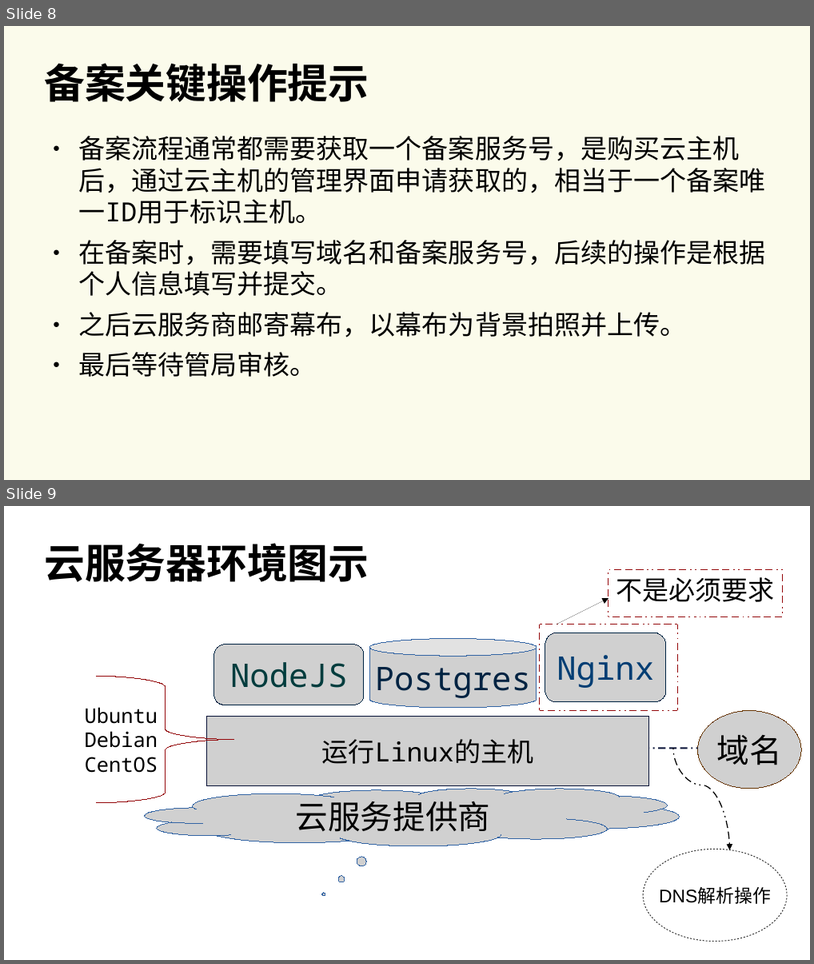
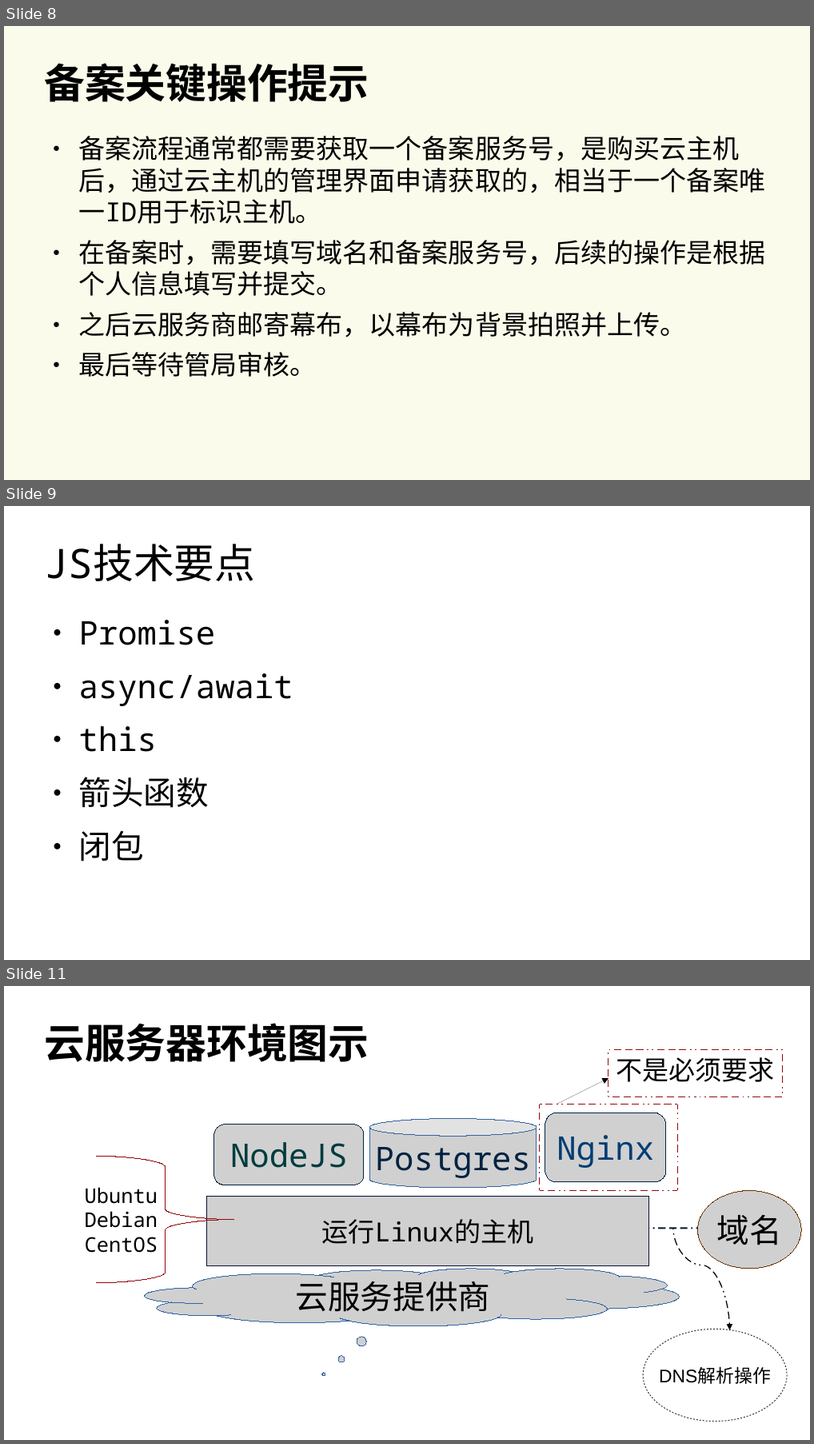
Before and after one commit to edu2act/course-wechat-and-miniprogram, a slide deck: materials/ch01/ch01_3-准备工作.odp. Shown one above the other, each under a label of ours: slides 8 and 9 before the commit, slides 8, 9 and 11 after it; the slides between them are not shown. The pictures are 814x964 and 814x1444 pixels, drawn with LibreOffice and Linux fonts; fonts in the diff are those of the drawing; grey boxes stand for pictures. Boxes give left, top, right and bottom in pixels: in the first picture for what was removed or moved away, otherwise in the second. Text is boxed around its words. In the diff, an @@ line names an element or a change of style, - is before the commit and + after.

```diff
--- a/materials/ch01/ch01_3-准备工作.odp
+++ b/materials/ch01/ch01_3-准备工作.odp
@@ slide 9 added at [4,506,810,960], background #FFFFFF @@
@@ title added at [44,544,255,581], 40 pt, text #000000 @@
+JS技术要点
@@ text added at [79,620,294,861], 32 pt, text #000000 @@
+● Promise
+● async/await
+● this
+● 箭头函数
+● 闭包
@@ what was slide 9 is now slide 11 @@
```
Also in this commit, not shown: 1 slide changed, 1 other slide added, 5 other files.
